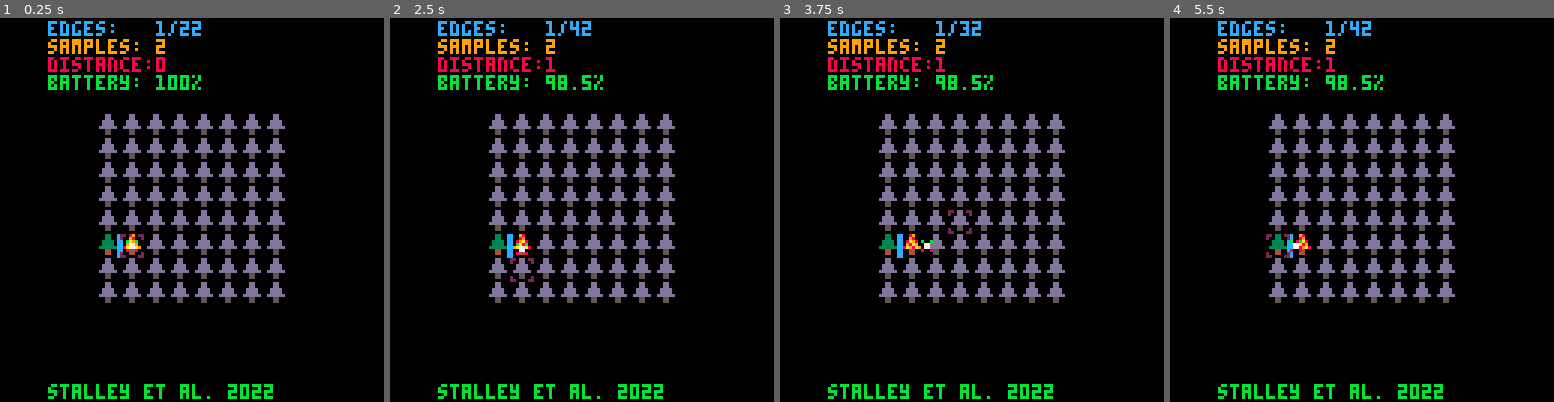
Above: before the commit, frames 1-4 (left to right).
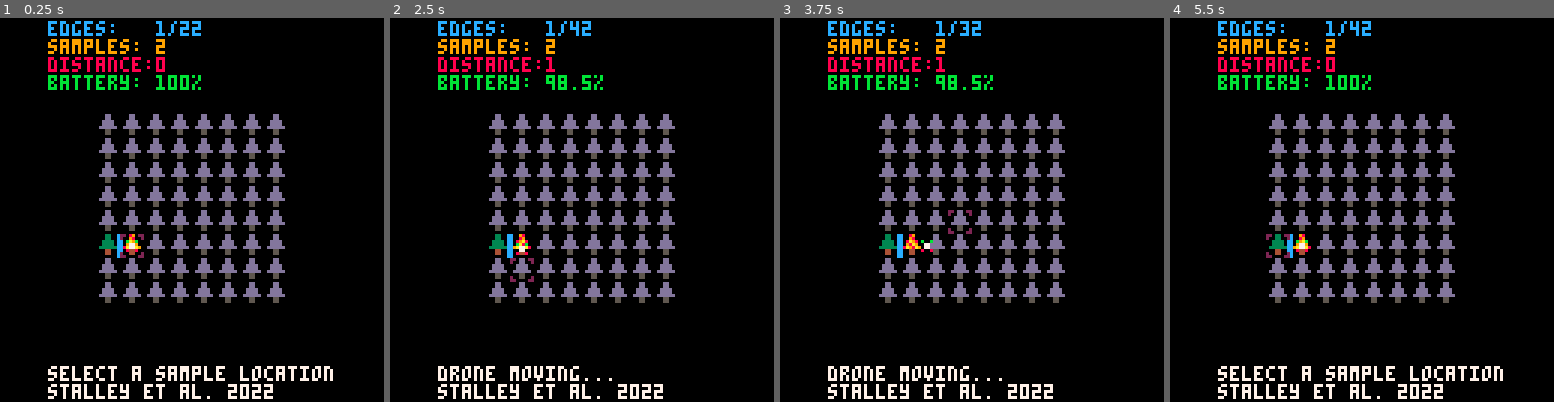
Above: after the commit, the same moments.

Repository: sstalley/p8cup
Game: PICO-8 cartridge nft.p8
Same seed, same stepped clock (60 frames per second), same inputs: the game is played once before the commit and once after it.
Inputs:
- Up to frame 1 (0.25 s): no input
- Up to frame 2 (2.5 s): tap O (Z key) at 0.33, 0.7, 1.43, 2.22 s; tap X (X key) at 1.07, 2.07, 2.4 s; hold Left 1.97-2.37 s; hold Down from 2.42 s (still down)
- Up to frame 3 (3.75 s): tap X (X key) every 0.33 s from 2.73 to 3.73 s; release Down at 2.82 s; hold Right 2.87-3.53 s; tap O (Z key) at 3.1 s; hold Up from 3.58 s (still down)
- Up to frame 4 (5.5 s): tap O (Z key) at 3.98, 4.87 s; tap X (X key) every 0.33 s from 4.07 to 5.4 s; release Up at 4.08 s; hold Right 4.13-4.53 s; hold Down 4.58-5.08 s; hold Left from 5.13 s (still down)

The runs differ from the first frame. In frame 1, 2.1% of the frame differs, in the area x 12-87%, y 90-100%; in frame 2, 1.6%; in frame 3, 1.6%; in frame 4, 2.5%, in the area x 12-87%, y 10-100%.

Commit message:
added prompt + checks before moving to sample

Diff:
--- a/nft.p8
+++ b/nft.p8
@@ -132,13 +132,19 @@
  batt = tbatt - (tdist + samples)/2
 end
 
+function checkmove(x,y)
+ if not hidden[x][y] or movedstart != 0 then
+  return
+ end
+ movedrone(x, y)
+end
 
 function _update()
  if btnp(⬅️) then cx=(cx-1)%mapw end
  if btnp(➡️) then cx=(cx+1)%mapw end
  if btnp(⬆️) then cy=(cy-1)%maph end
  if btnp(⬇️) then cy=(cy+1)%maph end
- if btnp(❎) then movedrone(cx, cy) end
+ if btnp(❎) then checkmove(cx, cy) end
  if btnp(🅾️) then _init() end
 
 end
@@ -237,8 +243,13 @@
  print('samples: '..samples, 16, 1+6, 9)
  print('distance:'..tdist, 16, 1+2*6, 8)
  print('battery: '..batt..'%', 16, 1+3*6, 11)
-
- print('stalley et al. 2022', 16, 122)
+ if movedstart > 0 then
+  prompt = 'drone moving...'
+ else
+  prompt = 'select a sample location'
+ end
+ print(prompt, 16, 116, 7)
+ print('stalley et al. 2022', 16, 122, 7)
 end
 __gfx__
 000000000003300000098000000dd00022000022000cc00000000000000000000000000000000000000000000000000000000000000000000000000000000000
